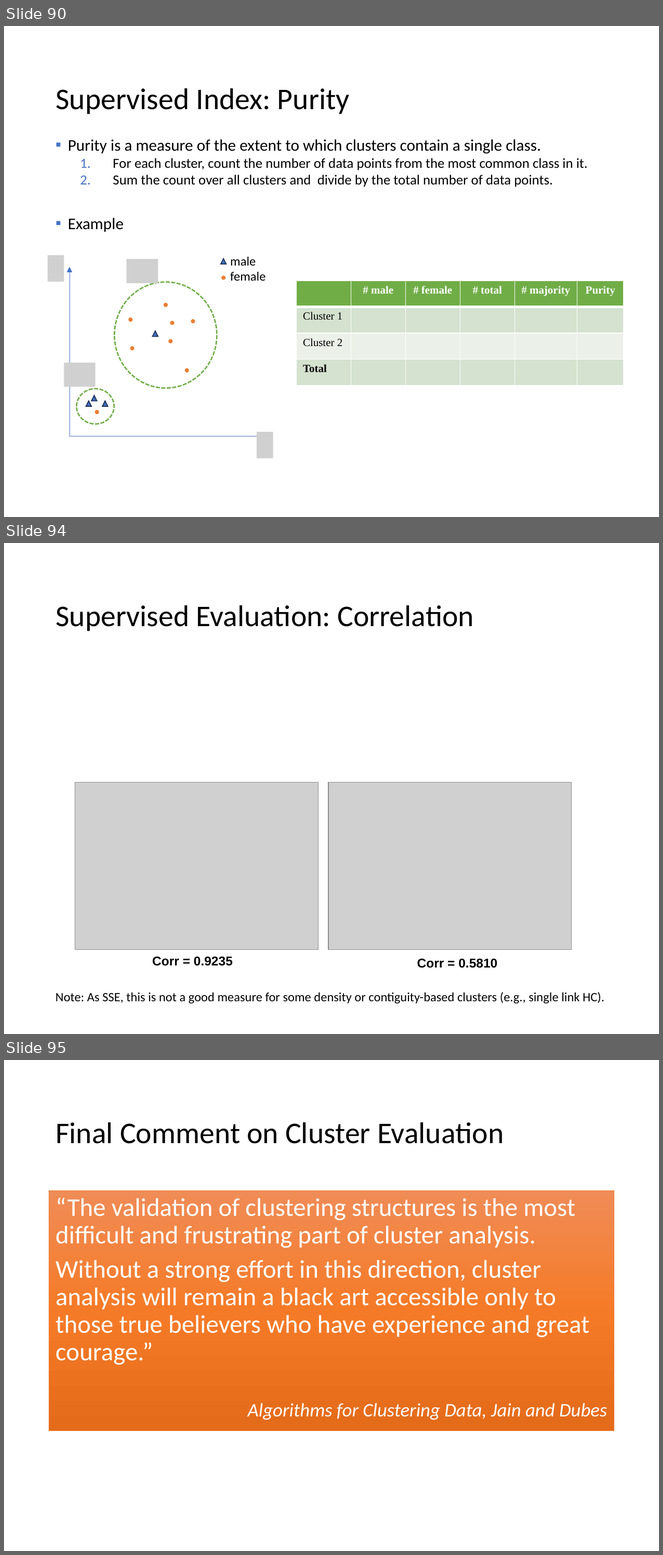
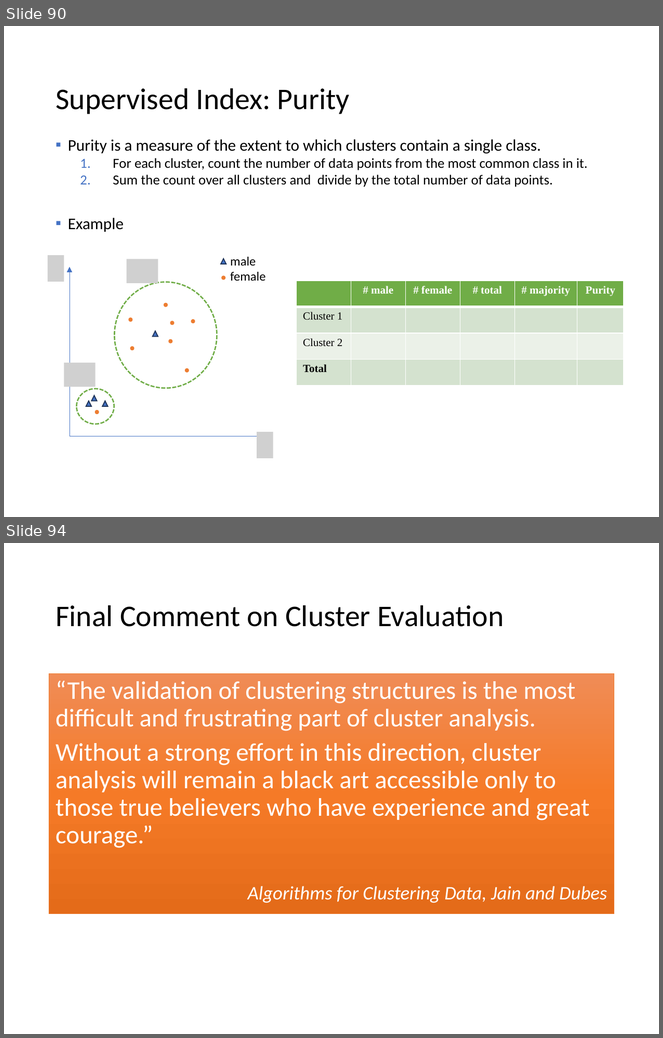
Before and after one commit to mhahsler/Introduction_to_Data_Mining_R_Examples, a slide deck: slides/chap7_basic_cluster_analysis.pptx. Shown one above the other, each under a label of ours: slides 90, 94 and 95 before the commit, slides 90 and 94 after it; the slides between them are not shown. The pictures are 663x1555 and 663x1038 pixels, drawn with LibreOffice and Linux fonts; fonts in the diff are those of the drawing; grey boxes stand for pictures. Boxes give left, top, right and bottom in pixels: in the first picture for what was removed or moved away, otherwise in the second. Text is boxed around its words. In the diff, an @@ line names an element or a change of style, - is before the commit and + after.

Commit message:
improved cluster evaluation.

```diff
--- a/slides/chap7_basic_cluster_analysis.pptx
+++ b/slides/chap7_basic_cluster_analysis.pptx
@@ slide 94 removed at <box>4,543,659,1034</box>, background #FFFFFF @@
@@ title removed at <box>55,605,474,631</box> @@
-Supervised Evaluation: Correlation
@@ group removed at <box>75,782,571,968</box>: 2 pictures, 2 texts @@
-Corr = 0.9235
-Corr = 0.5810
@@ text removed at <box>55,992,605,1004</box> @@
-Note: As SSE, this is not a good measure for some density or contiguity-based clusters (e.g., single link HC).
@@ what was slide 95 is now slide 94 @@
```
Also in this commit, not shown: 12 slides changed, 26 other files.
